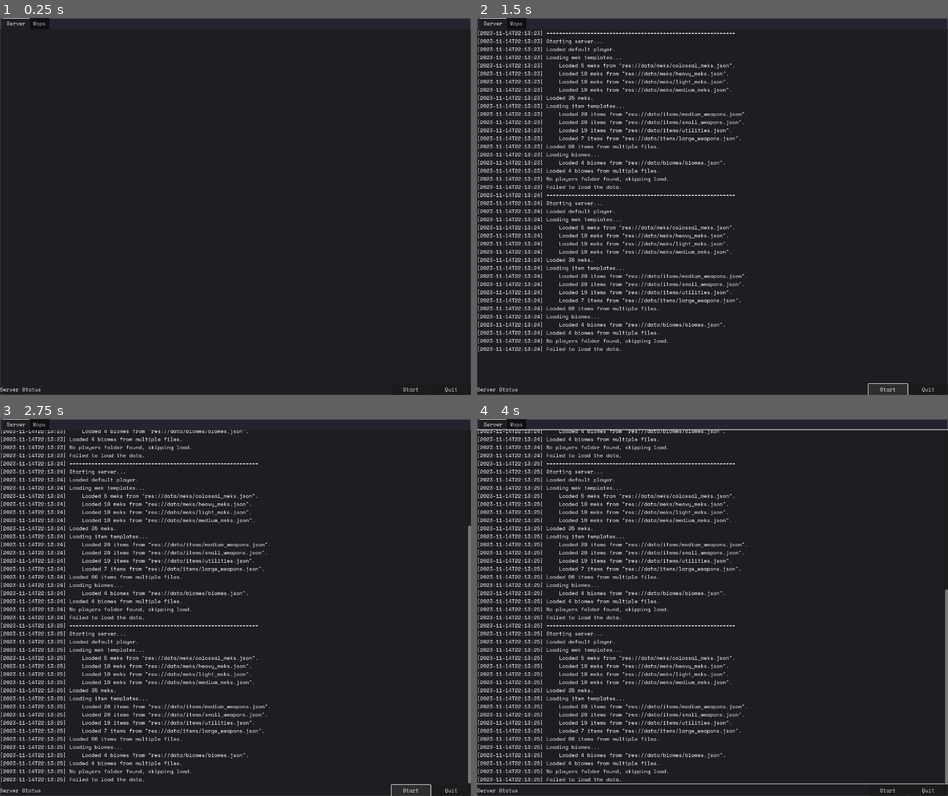
Above: before the commit, frames 1-4 (two rows, left to right).
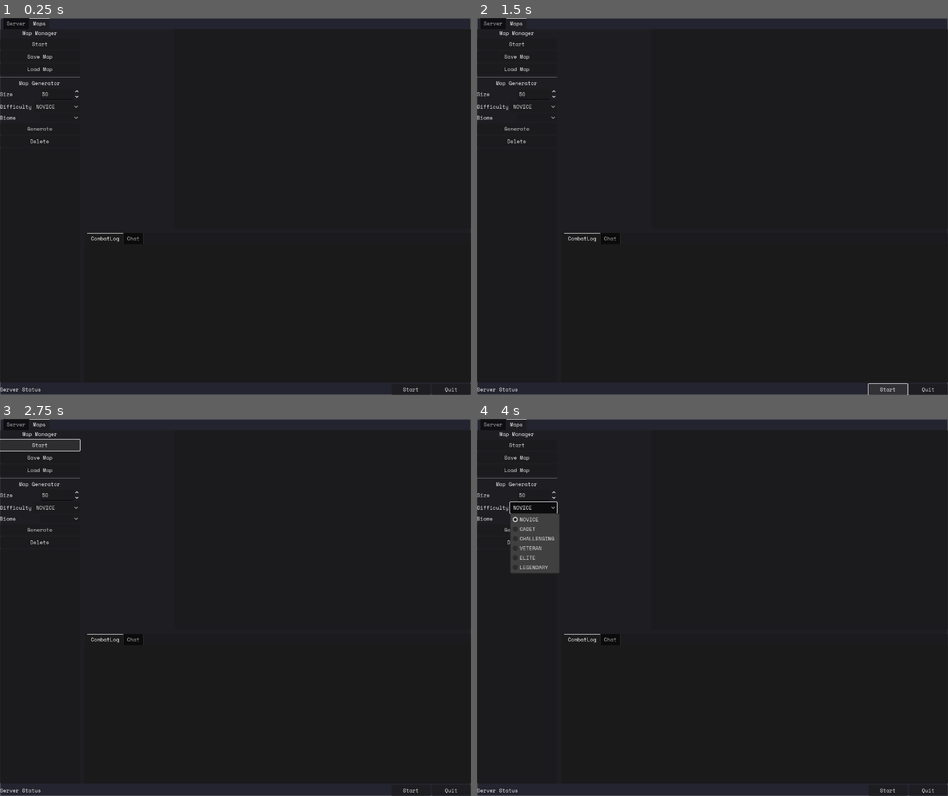
Above: after the commit, the same moments.

Repository: Galfurian/mekalingus_server
Game: Godot game, scene res://scenes/ui/server_gui.tscn
Same seed, same stepped clock (60 frames per second), same inputs: the game is played once before the commit and once after it.
Inputs (mouse positions are in pixels of both pictures, inside the frame that each line leads up to):
- Up to frame 1 (0.25 s): no input
- Up to frame 2 (1.5 s): click "Start" at 0.5 s; click "Start" at 1.25 s
- Up to frame 3 (2.75 s): click "Start" at 2 s
- Up to frame 4 (4 s): click "Start" at 2.75 s; click (533, 509) at 3.5 s, where only the run after the commit has a clickable "NOVICE"

The runs differ from the first frame. In frame 1, 0.6% of the frame differs, in the area x 0-100%, y 0-100%; in frame 2, 7.9%; in frame 3, 9.1%; in frame 4, 11%.

Commit message:
Add aliances, improve grid drawing.

Diff:
--- a/data/clans/crimson_order.json
+++ b/data/clans/crimson_order.json
@@ -9,5 +9,6 @@
 		"SUPPORT"
 	],
 	"aggressiveness": 1.1,
-	"is_player_joinable": false
+	"is_player_joinable": false,
+	"allies": ["iron_forge", "void_hammers"]
 }
--- a/data/clans/ember_guard.json
+++ b/data/clans/ember_guard.json
@@ -9,5 +9,6 @@
         "BRAWLER"
     ],
     "aggressiveness": 0.6,
-    "is_player_joinable": true
+    "is_player_joinable": true,
+    "allies": ["phantom_blades", "standard_player_clan"]
 }
--- a/data/clans/iron_forge.json
+++ b/data/clans/iron_forge.json
@@ -9,5 +9,6 @@
         "ARTILLERY"
     ],
     "aggressiveness": 1.5,
-    "is_player_joinable": false
+    "is_player_joinable": false,
+    "allies": ["crimson_order", "void_hammers"]
 }
--- a/data/clans/nova_regents.json
+++ b/data/clans/nova_regents.json
@@ -9,5 +9,6 @@
         "SNIPER"
     ],
     "aggressiveness": 1.2,
-    "is_player_joinable": true
+    "is_player_joinable": true,
+    "allies": ["phantom_blades", "storm_howlers"]
 }
--- a/data/clans/phantom_blades.json
+++ b/data/clans/phantom_blades.json
@@ -9,5 +9,6 @@
         "SUPPORT"
     ],
     "aggressiveness": 0.8,
-    "is_player_joinable": true
+    "is_player_joinable": true,
+    "allies": ["nova_regents", "ember_guard", "standard_player_clan"]
 }
--- a/data/clans/standard_player_clan.json
+++ b/data/clans/standard_player_clan.json
@@ -11,5 +11,6 @@
         "ARTILLERY"
     ],
     "aggressiveness": 1.0,
-    "is_player_joinable": true
+    "is_player_joinable": true,
+    "allies": ["phantom_blades", "ember_guard", "storm_howlers"]
 }
--- a/data/clans/storm_howlers.json
+++ b/data/clans/storm_howlers.json
@@ -9,5 +9,6 @@
         "SNIPER"
     ],
     "aggressiveness": 1.3,
-    "is_player_joinable": true
+    "is_player_joinable": true,
+    "allies": ["nova_regents", "standard_player_clan"]
 }
--- a/data/clans/void_hammers.json
+++ b/data/clans/void_hammers.json
@@ -9,5 +9,6 @@
         "ARTILLERY"
     ],
     "aggressiveness": 1.4,
-    "is_player_joinable": false
+    "is_player_joinable": false,
+    "allies": ["iron_forge", "crimson_order"]
 }
--- a/project.godot
+++ b/project.godot
@@ -13,7 +13,7 @@
 config/name="MekalingusServer"
 run/main_scene="uid://bhgt3rn4bd6v0"
 config/features=PackedStringArray("4.4", "Forward Plus")
-config/icon="uid://ddhr6bo5l00nr"
+config/icon="uid://du2t45aonvtq1"
 
 [autoload]
 
@@ -31,4 +31,4 @@
 
 [gui]
 
-theme/custom="uid://damg00jgxkpv0"
+theme/custom="uid://ypp2s7n47c6k"
--- a/scenes/ui/server_gui.tscn
+++ b/scenes/ui/server_gui.tscn
@@ -1,6 +1,7 @@
-[gd_scene load_steps=3 format=3 uid="uid://bhgt3rn4bd6v0"]
+[gd_scene load_steps=4 format=3 uid="uid://bhgt3rn4bd6v0"]
 
-[ext_resource type="PackedScene" uid="uid://dyh3xjp4f2j5c" path="res://scenes/ui/server_panel.tscn" id="2_2ndow"]
+[ext_resource type="Script" uid="uid://b55vbrxnfx81o" path="res://scripts/scenes/ui/server_gui.gd" id="1_v2it2"]
+[ext_resource type="PackedScene" uid="uid://dyh3xjp4f2j5c" path="res://scenes/ui/server_log_panel.tscn" id="2_2ndow"]
 [ext_resource type="PackedScene" uid="uid://dkiovd48dvjqd" path="res://scenes/ui/map_panel.tscn" id="3_qeaa5"]
 
 [node name="ServerGui" type="Control"]
@@ -10,6 +11,7 @@
 anchor_bottom = 1.0
 grow_horizontal = 2
 grow_vertical = 2
+script = ExtResource("1_v2it2")
 
 [node name="Panel" type="Panel" parent="."]
 layout_mode = 1
@@ -32,13 +34,34 @@
 [node name="TabContainer" type="TabContainer" parent="VBoxContainer"]
 layout_mode = 2
 size_flags_vertical = 3
-current_tab = 0
+current_tab = 1
 
 [node name="Server" parent="VBoxContainer/TabContainer" instance=ExtResource("2_2ndow")]
+visible = false
 layout_mode = 2
 metadata/_tab_index = 0
 
 [node name="Maps" parent="VBoxContainer/TabContainer" instance=ExtResource("3_qeaa5")]
-visible = false
 layout_mode = 2
 metadata/_tab_index = 1
+
+[node name="HBoxContainer" type="HBoxContainer" parent="VBoxContainer"]
+layout_mode = 2
+
+[node name="ServerStatus" type="Label" parent="VBoxContainer/HBoxContainer"]
+layout_mode = 2
+size_flags_horizontal = 3
+text = "Server Status"
+
+[node name="ServerStartStop" type="Button" parent="VBoxContainer/HBoxContainer"]
+layout_mode = 2
+size_flags_horizontal = 3
+size_flags_stretch_ratio = 0.1
+text = "Start"
+
+[node name="ServerQuit" type="Button" parent="VBoxContainer/HBoxContainer"]
+layout_mode = 2
+size_flags_horizontal = 3
+size_flags_stretch_ratio = 0.1
+text = "Quit
+"
--- /dev/null
+++ b/scenes/ui/server_log_panel.tscn
@@ -0,0 +1,24 @@
+[gd_scene load_steps=2 format=3 uid="uid://dyh3xjp4f2j5c"]
+
+[ext_resource type="Script" uid="uid://cfq4mver4y5on" path="res://scripts/scenes/ui/server_log_panel.gd" id="1_ulw3n"]
+
+[node name="ServerLogPanel" type="VBoxContainer"]
+anchors_preset = 15
+anchor_right = 1.0
+anchor_bottom = 1.0
+grow_horizontal = 2
+grow_vertical = 2
+script = ExtResource("1_ulw3n")
+
+[node name="ServerLog" type="ScrollContainer" parent="."]
+layout_mode = 2
+size_flags_vertical = 3
+metadata/_tab_index = 0
+
+[node name="ServerLogContent" type="RichTextLabel" parent="ServerLog"]
+layout_mode = 2
+size_flags_horizontal = 3
+size_flags_vertical = 3
+focus_mode = 2
+scroll_following = true
+selection_enabled = true
--- a/scenes/ui/server_panel.tscn
+++ /dev/null
@@ -1,45 +0,0 @@
-[gd_scene load_steps=2 format=3 uid="uid://dyh3xjp4f2j5c"]
-
-[ext_resource type="Script" uid="uid://delp80flsuhy7" path="res://scripts/scenes/ui/server_panel.gd" id="1_ulw3n"]
-
-[node name="ServerPanel" type="VBoxContainer"]
-anchors_preset = 15
-anchor_right = 1.0
-anchor_bottom = 1.0
-grow_horizontal = 2
-grow_vertical = 2
-script = ExtResource("1_ulw3n")
-
-[node name="ServerLog" type="ScrollContainer" parent="."]
-layout_mode = 2
-size_flags_vertical = 3
-metadata/_tab_index = 0
-
-[node name="ServerLogContent" type="RichTextLabel" parent="ServerLog"]
-layout_mode = 2
-size_flags_horizontal = 3
-size_flags_vertical = 3
-focus_mode = 2
-scroll_following = true
-selection_enabled = true
-
-[node name="HBoxContainer" type="HBoxContainer" parent="."]
-layout_mode = 2
-
-[node name="ServerStatus" type="Label" parent="HBoxContainer"]
-layout_mode = 2
-size_flags_horizontal = 3
-text = "Server Status"
-
-[node name="ServerStartStop" type="Button" parent="HBoxContainer"]
-layout_mode = 2
-size_flags_horizontal = 3
-size_flags_stretch_ratio = 0.1
-text = "Start"
-
-[node name="ServerQuit" type="Button" parent="HBoxContainer"]
-layout_mode = 2
-size_flags_horizontal = 3
-size_flags_stretch_ratio = 0.1
-text = "Quit
-"
--- a/scripts/data/clan/clan.gd
+++ b/scripts/data/clan/clan.gd
@@ -21,6 +21,8 @@
 var color: Color
 # Path to the emblem of the clan.
 var emblem_path: String
+# List of allied clans.
+var allies: Array
 
 # -------------------------------------
 # IDENTITY
@@ -90,10 +92,11 @@
 	clan.clan_name = data["name"]
 	clan.description = data["description"]
 	clan.color = Utils.hex_to_color(data["color"])
-	clan.emblem_path = data["emblem_path"]
+	clan.emblem_path = data.get("emblem_path", "")
 	clan.preferred_roles = Utils.strings_to_enums(Enums.MekRole, data["preferred_roles"])
 	clan.aggressiveness = data.get("aggressiveness", 1.0)
 	clan.is_player_joinable = data.get("is_player_joinable", true)
+	clan.allies = data.get("allies", [])
 	return clan
 
 
@@ -108,4 +111,5 @@
 		"preferred_roles": Utils.enums_to_strings(Enums.MekRole, preferred_roles),
 		"aggressiveness": aggressiveness,
 		"is_player_joinable": is_player_joinable,
+		"allies": allies,
 	}
--- a/scripts/data/map/data/game_map.gd
+++ b/scripts/data/map/data/game_map.gd
@@ -343,19 +343,13 @@
 
 func is_enemy_of(me1: MapMek, me2: MapMek) -> bool:
 	"""
-	Determines if two entities are enemies based on the current map settings.
+	Determines if two meks are enemies using CombatRules and clan-based ownership.
 	"""
 	if me1 == me2:
 		return false
-	if is_npc(me1) and is_player(me2):
-		return combat_rules.player_npc_hostile
-	if is_player(me1) and is_npc(me2):
-		return combat_rules.player_npc_hostile
-	if is_player(me1) and is_player(me2):
-		return combat_rules.pvp_enabled
-	if is_npc(me1) and is_npc(me2):
-		return combat_rules.npc_friendly_fire
-	return false
+	if not me1.owner or not me2.owner:
+		return false
+	return combat_rules.can_attack(me1.owner, me2.owner)
 
 
 func get_entity_at(position: Vector2i) -> MapEntity:
--- a/scripts/data/map/rules/combat_rules.gd
+++ b/scripts/data/map/rules/combat_rules.gd
@@ -3,29 +3,23 @@
 
 # The game mode determines the rules of combat.
 var game_mode: Enums.GameMode
-# Whether players can attack each other.
-var pvp_enabled: bool = false
-# Whether NPCs can attack each other.
-var npc_friendly_fire: bool = false
-# Whether NPCs are hostile to players.
-var player_npc_hostile: bool = true
-
 
 func _init(mode: Enums.GameMode = Enums.GameMode.FFA) -> void:
-	"""
-	Initializes the combat rules with the given game mode.
-	"""
+	# Initialize the game mode.
 	game_mode = mode
-	match game_mode:
-		Enums.GameMode.FFA:
-			pvp_enabled = true
-			npc_friendly_fire = true
-			player_npc_hostile = true
-		Enums.GameMode.COOP:
-			pvp_enabled = false
-			npc_friendly_fire = false
-			player_npc_hostile = true
-		Enums.GameMode.TEAM:
-			pvp_enabled = true
-			npc_friendly_fire = false
-			player_npc_hostile = true
+
+func can_attack(attacker: EntityOwner, defender: EntityOwner) -> bool:
+	# Don’t allow attacking self
+	if attacker == defender:
+		return false
+
+	# Same clan = cannot attack
+	if attacker.clan.id == defender.clan.id:
+		return false
+
+	# Allied clans = cannot attack
+	if attacker.clan.id in defender.clan.allies or defender.clan.id in attacker.clan.allies:
+		return false
+
+	# Otherwise, attack is allowed
+	return true
--- a/scripts/scenes/gameplay/grid_drawer.gd
+++ b/scripts/scenes/gameplay/grid_drawer.gd
@@ -4,10 +4,11 @@
 # CONSTANTS
 # =============================================================================
 
-const MAJOR_GRID_COLOR = Color(0.4, 0.4, 0.4, 0.5)
-const MINOR_GRID_COLOR = Color(0.2, 0.2, 0.2, 0.5)
+const MAJOR_GRID_COLOR = Color(0.2, 0.2, 0.2, 0.5)
 const MAJOR_GRID_SIZE = 3
-const MINOR_GRID_SIZE = 1
+# Constants for border configuration
+const BORDER_WIDTH = 1
+const BORDER_COLOR = Color(0.2, 0.2, 0.2, 1.0)
 
 # =============================================================================
 # VARIABLES
@@ -74,9 +75,7 @@
 func _draw():
 	if not game_map:
 		return
-
 	var offset = get_draw_offset()
-
 	# Draw actual map tiles (with offset applied).
 	for y in range(game_map.map_height):
 		for x in range(game_map.map_width):
@@ -84,21 +83,22 @@
 			var x_pos = x * grid_size + offset.x
 			var y_pos = y * grid_size + offset.y
 			draw_rect(
-				Rect2(x_pos, y_pos, grid_size, grid_size), game_map.get_tile_color(x, y), true
+				Rect2(
+					x_pos + BORDER_WIDTH,
+					y_pos + BORDER_WIDTH,
+					grid_size - BORDER_WIDTH,
+					grid_size - BORDER_WIDTH
+				),
+				game_map.get_tile_color(x, y),
+				true
 			)
-
+	assert(game_map.map_width == game_map.map_height, "Map is not square!")
 	# Draw grid overlay (including extended grid lines).
-	for x in range(game_map.map_width + sector_size + sector_size):
-		var start = Vector2(x * grid_size, 0)
-		var end = Vector2(x * grid_size, (game_map.map_height + sector_size * 2) * grid_size)
-		if (x % sector_size) == 0:
-			draw_line(start, end, MAJOR_GRID_COLOR, MAJOR_GRID_SIZE)
-		else:
-			draw_line(start, end, MINOR_GRID_COLOR, MINOR_GRID_SIZE)
-	for y in range(game_map.map_height + sector_size + sector_size):
-		var start = Vector2(0, y * grid_size)
-		var end = Vector2((game_map.map_width + sector_size * 2) * grid_size, y * grid_size)
-		if (y % sector_size) == 0:
-			draw_line(start, end, MAJOR_GRID_COLOR, MAJOR_GRID_SIZE)
-		else:
-			draw_line(start, end, MINOR_GRID_COLOR, MINOR_GRID_SIZE)
+	for i in range(game_map.map_width + sector_size + sector_size):
+		if (i % sector_size) == 0:
+			var x_start = Vector2(i * grid_size, 0)
+			var x_end = Vector2(i * grid_size, (game_map.map_height + sector_size * 2) * grid_size)
+			draw_line(x_start, x_end, MAJOR_GRID_COLOR, MAJOR_GRID_SIZE)
+			var y_start = Vector2(0, i * grid_size)
+			var y_end = Vector2((game_map.map_width + sector_size * 2) * grid_size, i * grid_size)
+			draw_line(y_start, y_end, MAJOR_GRID_COLOR, MAJOR_GRID_SIZE)
--- a/scripts/scenes/gameplay/mek_drawer.gd
+++ b/scripts/scenes/gameplay/mek_drawer.gd
@@ -25,7 +25,7 @@
 
 
 func clear() -> void:
-	if game_map and game_map.turn_manager.turn_ended.is_connected(_on_turn_ended):
+	if game_map and game_map.turn_manager and game_map.turn_manager.turn_ended.is_connected(_on_turn_ended):
 		game_map.turn_manager.turn_ended.disconnect(_on_turn_ended)
 
 	game_map = null
@@ -33,12 +33,18 @@
 	sector_size = 0
 	for sprite in mek_sprites.values():
 		sprite.queue_free()
+
 	mek_sprites.clear()
 
 
 func _on_turn_ended(_turn_number: int):
 	# Called when the turn ends.
 	update_meks()
+
+func _get_clan_color(entity_owner: EntityOwner) -> Color:
+	if entity_owner and entity_owner.clan:
+		return entity_owner.clan.color
+	return Color(1, 1, 1, 0.4)
 
 
 func update_meks():
@@ -70,8 +76,10 @@
 			# Create new sprite
 			mek_sprite = Sprite2D.new()
 			mek_sprite.texture = sprite_texture
+			mek_sprite.position = Vector2.ZERO
+			mek_sprite.modulate = _get_clan_color(map_entity.owner)
+			add_child(mek_sprite)
 			mek_sprites[mek_uuid] = mek_sprite
-			add_child(mek_sprite)
 		# Update position.
 		mek_sprites[mek_uuid].position = center
 		mek_sprites[mek_uuid].scale = Vector2(grid_size / sprite_size.x, grid_size / sprite_size.y)
--- a/scripts/scenes/ui/server_panel.gd
+++ b/scripts/scenes/ui/server_gui.gd
@@ -1,14 +1,11 @@
 extends Node
 
-@onready var server_log = $ServerLog/ServerLogContent
-@onready var server_status = $HBoxContainer/ServerStatus
-@onready var server_start_stop = $HBoxContainer/ServerStartStop
-@onready var server_quit = $HBoxContainer/ServerQuit
-
+@onready var server_status = $VBoxContainer/HBoxContainer/ServerStatus
+@onready var server_start_stop = $VBoxContainer/HBoxContainer/ServerStartStop
+@onready var server_quit = $VBoxContainer/HBoxContainer/ServerQuit
 
 func _ready():
 	# Connect the server log.
-	GameServer.log_message_emitted.connect(_on_log_message)
 	server_start_stop.pressed.connect(_on_server_start_stop)
 	server_quit.pressed.connect(_on_server_quit)
 
@@ -19,11 +16,11 @@
 		get_tree().quit()
 		return
 	# If the server is running, attempt to stop it before quitting.
-	_on_log_message("Attempting to stop the server before quitting...")
+	GameServer.log_message("Attempting to stop the server before quitting...")
 	if GameServer.stop():
 		get_tree().quit()
 	else:
-		_on_log_message("Failed to stop the server.")
+		GameServer.log_message("Failed to stop the server.")
 
 
 func _on_server_start_stop():
@@ -34,8 +31,3 @@
 	else:
 		if GameServer.start():
 			server_start_stop.text = "Stop"
-
-
-func _on_log_message(msg: String):
-	"""Handles incoming log messages and updates the UI."""
-	server_log.append_text(msg + "\n")
--- /dev/null
+++ b/scripts/scenes/ui/server_log_panel.gd
@@ -0,0 +1,12 @@
+extends Node
+
+@onready var server_log = $ServerLog/ServerLogContent
+
+
+func _ready():
+	# Connect the server log.
+	GameServer.log_message_emitted.connect(_on_log_message)
+
+func _on_log_message(msg: String):
+	"""Handles incoming log messages and updates the UI."""
+	server_log.append_text(msg + "\n")
--- a/scripts/utils/enums.gd
+++ b/scripts/utils/enums.gd
@@ -4,9 +4,10 @@
 
 # The type of game mode.
 enum GameMode {
-	FFA,  # Free-for-all, every player/NPC for themselves.
-	COOP,  # Players versus AI-controlled enemies.
-	TEAM,  # Teams of NPCs and Players versus each other.
+	FFA, # Free-for-all, every player/NPC for themselves.
+	COOP, # Players versus AI-controlled enemies.
+	TEAM, # Teams of NPCs and Players versus each other.
+	CLAN_WAR, # Use clan logic exclusively
 }
 
 # Game difficulty levels.
--- a/scripts/utils/utils.gd
+++ b/scripts/utils/utils.gd
@@ -175,10 +175,13 @@
 	var result: Array = []
 	for value in array:
 		var enum_value = string_to_enum(enum_type, str(value))
-		if enum_value:
+		if enum_value != null:
 			result.append(enum_value)
 		else:
 			push_error("Invalid enum string: '%s'" % str(value))
+			push_error("Enum type  : '%s'" % str(enum_type))
+			push_error("Enum keys  : '%s'" % str(enum_type.keys()))
+			push_error("Enum values: '%s'" % str(enum_type.values()))
 	return result
 
 
Not shown: 1 places in scenes/gameplay/InfoPanel.tscn that only renumber resources
Not shown: 1 places in scenes/gameplay/grid_map.tscn that only renumber resources
Not shown: 1 places in scenes/gameplay/log_panel.tscn that only renumber resources
Not shown: 1 places in scenes/gameplay/map_hud.tscn that only renumber resources
Not shown: 1 places in scenes/ui/map_panel.tscn that only renumber resources
Not shown: 2 places in themes/generated/theme.tres that only renumber resources
